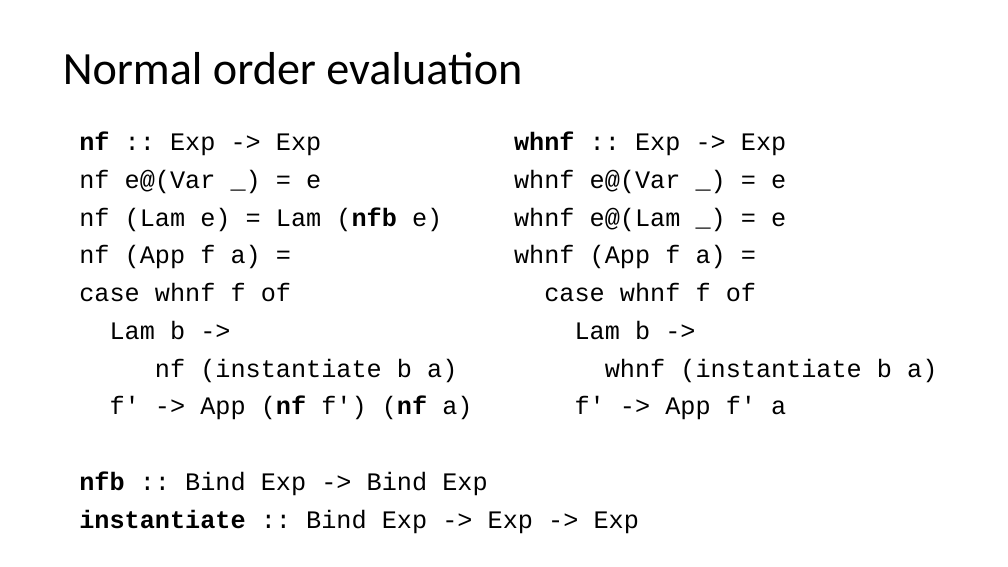
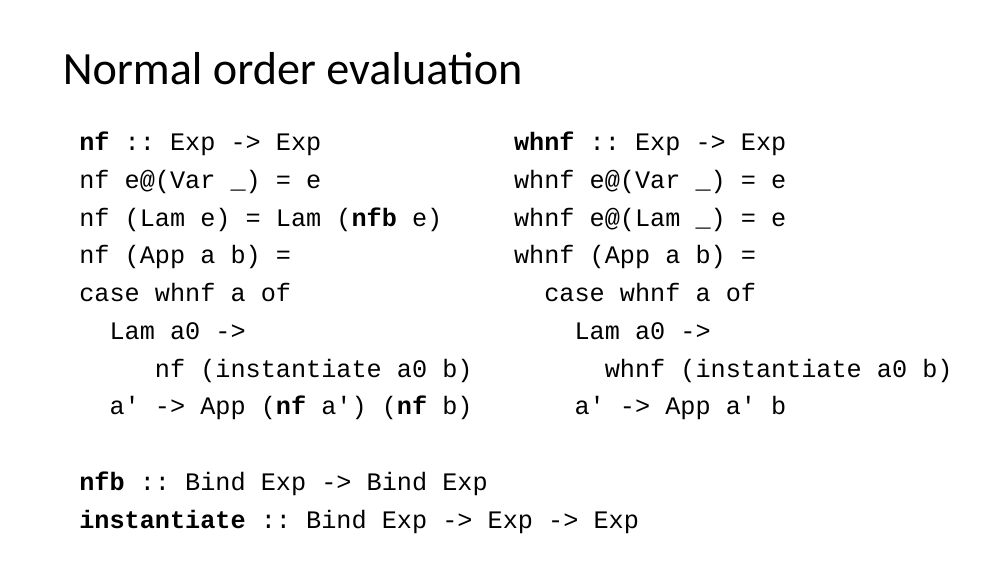
Before and after one commit to sweirich/lambda-n-ways, a slide deck: slide 23 of plclub-2021.pptx (slide 22 before the commit). Drawn at 1008x567 pixels with LibreOffice and Linux fonts; fonts in the diff are those of the drawing. Boxes give left, top, right and bottom in pixels: in the first picture for what was removed or moved away, otherwise in the second. Text is boxed around its words. In the diff, an @@ line names an element or a change of style, - is before the commit and + after.

```diff
--- a/plclub-2021.pptx
+++ b/plclub-2021.pptx
@@ text at <box>79,245,472,420</box>: text changed @@
-nf (App f a) =
-case whnf f of
-Lam b ->
-nf (instantiate b a)
-f' -> App (nf f') (nf a)
+nf (App a b) =
+case whnf a of
+Lam a0 ->
+nf (instantiate a0 b)
+a' -> App (nf a') (nf b)
@@ text at <box>514,245,952,420</box>: text changed @@
-whnf (App f a) =
-case whnf f of
-Lam b ->
-whnf (instantiate b a)
-f' -> App f' a
+whnf (App a b) =
+case whnf a of
+Lam a0 ->
+whnf (instantiate a0 b)
+a' -> App a' b
```
Also in this commit, not shown: 14 other slides changed, 6 slides added, 1 slide removed, 1 other file.
